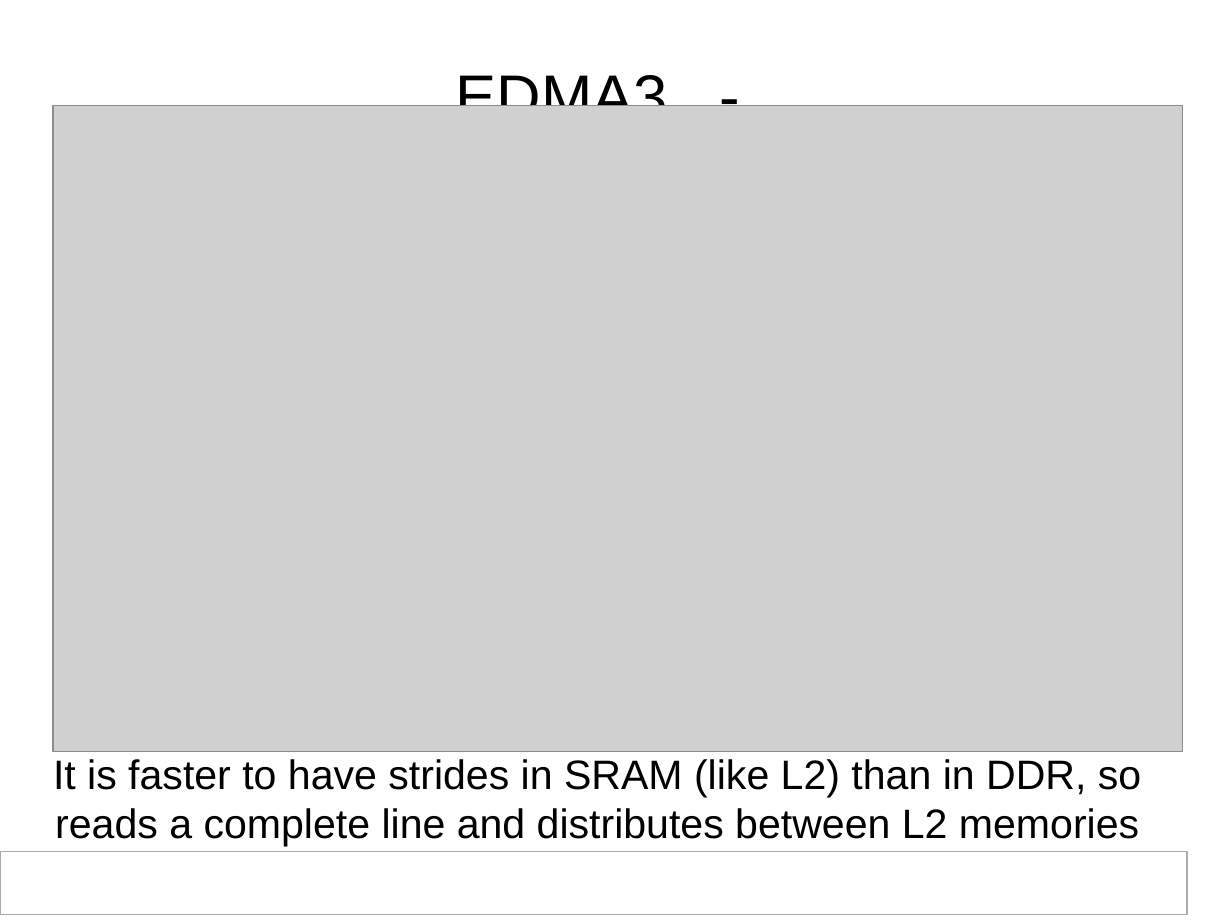
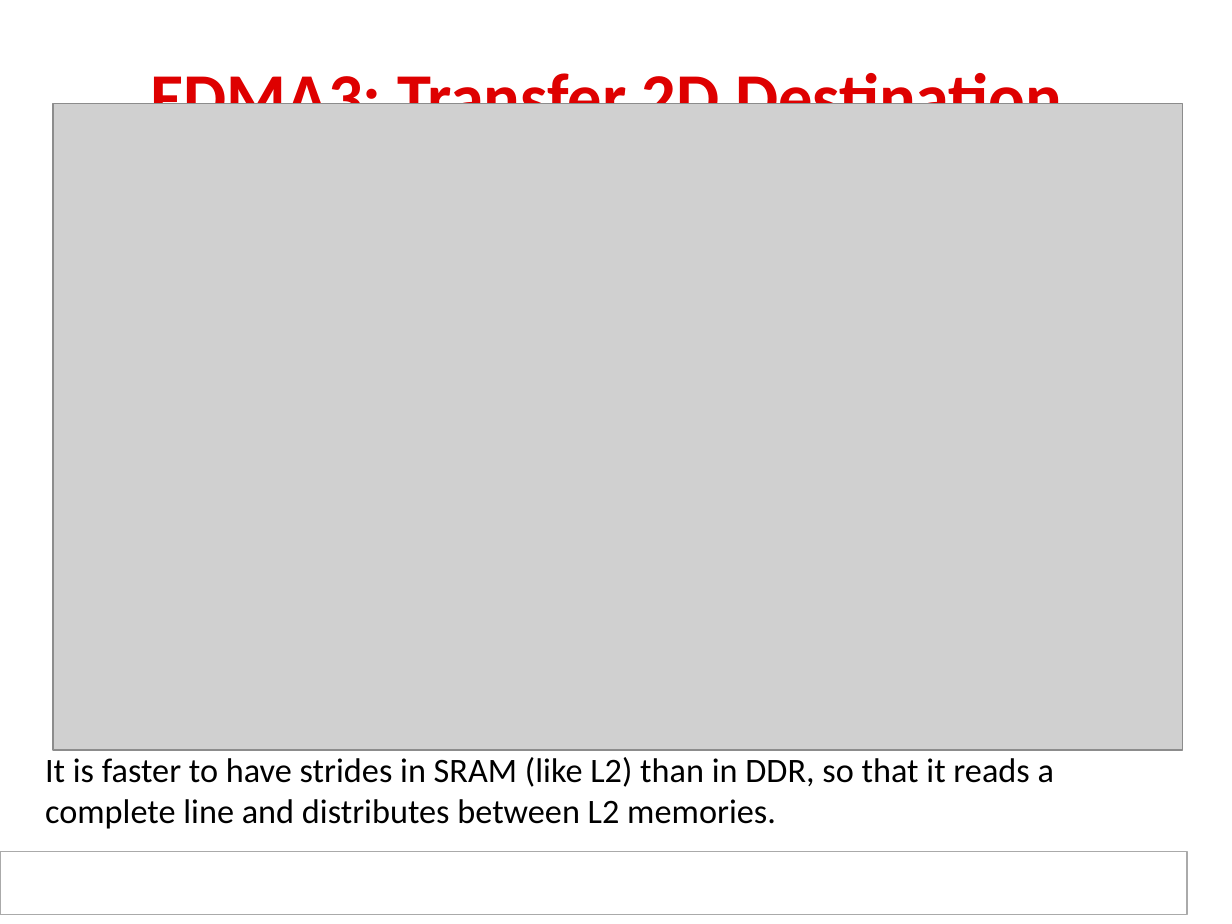
Before and after one commit to hari1989/keystone-workshop, a slide deck: slide 15 of slides/KeyStone SoC Architecture.pptx. Drawn at 1232x924 pixels with LibreOffice and Linux fonts; fonts in the diff are those of the drawing; grey boxes stand for pictures; background and template pictures are left out. Boxes give left, top, right and bottom in pixels: in the first picture for what was removed or moved away, otherwise in the second. Text is boxed around its words. In the diff, an @@ line names an element or a change of style, - is before the commit and + after.

Commit message:
Revised/formatted EDMA3 graphics/slides. RJH

```diff
--- a/slides/KeyStone SoC Architecture.pptx
+++ b/slides/KeyStone SoC Architecture.pptx
@@ text at (151, 64, 1062, 104): text changed; size 36 to 40 pt; font Arial to Calibri; text colour #000000 to #DE0000; bold on @@
-EDMA3 -
-Transfer 2D destination
+EDMA3: Transfer 2D Destination
@@ text at (45, 757, 1054, 829): text changed; size 24 to 20 pt; font Arial to Calibri @@
-It is faster to have strides in SRAM (like L2) than in DDR, so reads a complete line and distributes between L2 memories
+It is faster to have strides in SRAM (like L2) than in DDR, so that it reads a complete line and distributes between L2 memories.
```
Also in this commit, not shown: 4 other slides changed.
